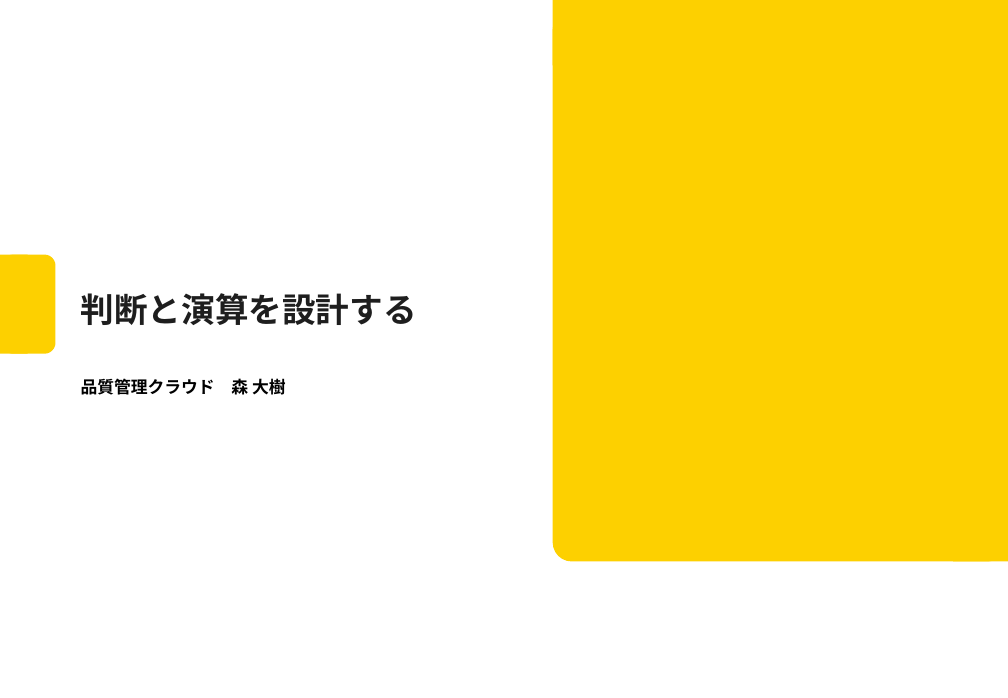
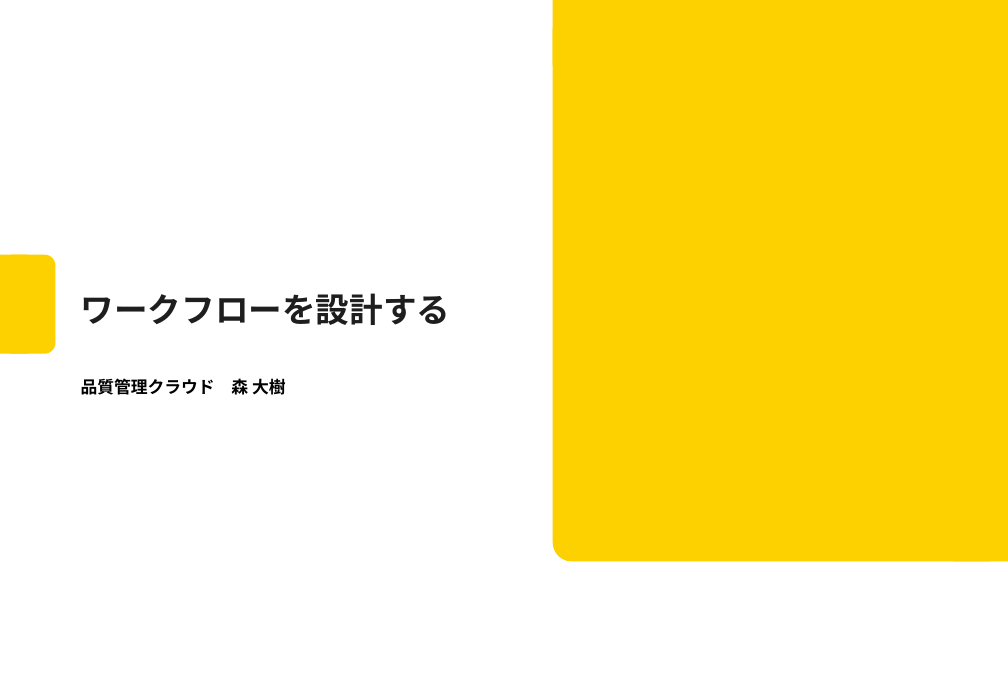
Before and after one commit to Mori-Taiki/Presentation, a slide deck: slide 1 of TechMeeting202604/techmeeting20260406.pptx. Drawn at 1008x698 pixels with LibreOffice and Linux fonts; fonts in the diff are those of the drawing; background and template pictures are left out. Boxes give left, top, right and bottom in pixels: in the first picture for what was removed or moved away, otherwise in the second. Text is boxed around its words. In the diff, an @@ line names an element or a change of style, - is before the commit and + after.

```diff
--- a/TechMeeting202604/techmeeting20260406.pptx
+++ b/TechMeeting202604/techmeeting20260406.pptx
@@ title at [81, 293, 451, 325]: text changed @@
-判断と演算を設計する
+ワークフローを設計する
```
Also in this commit, not shown: 12 other slides changed, 2 slides added.
